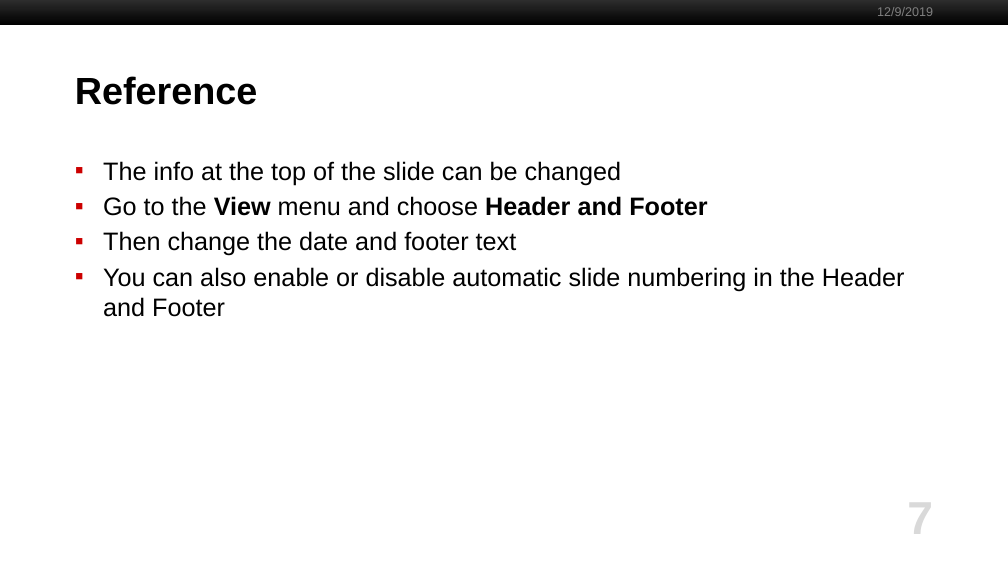
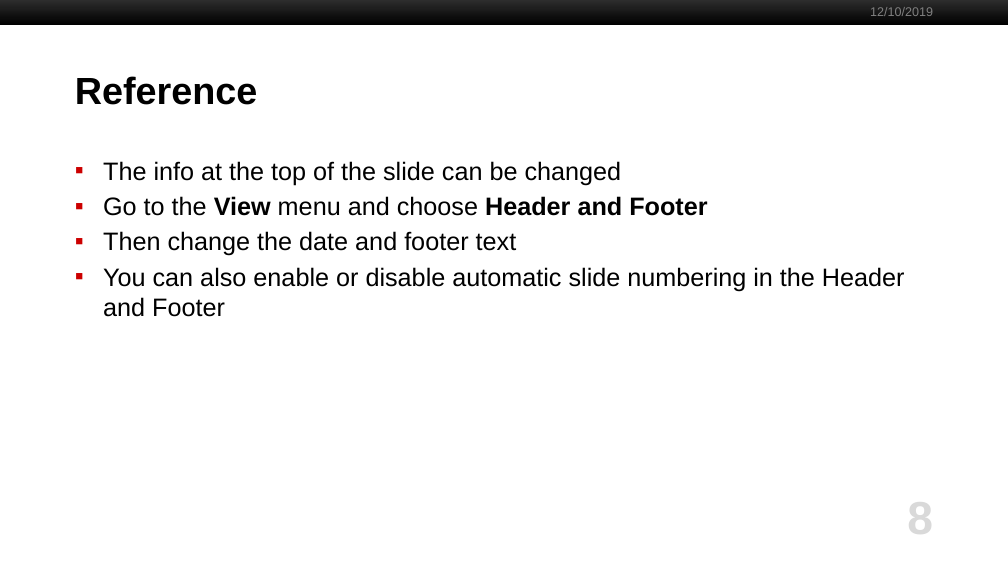
Before and after one commit to mdche001/EC504_Twitter_Keyword_Search, a slide deck: slide 8 of EC504_pre.pptx (slide 7 before the commit). Drawn at 1008x567 pixels with LibreOffice and Linux fonts; fonts in the diff are those of the drawing; background and template pictures are left out. Boxes give left, top, right and bottom in pixels: in the first picture for what was removed or moved away, otherwise in the second. Text is boxed around its words. In the diff, an @@ line names an element or a change of style, - is before the commit and + after.

```diff
--- a/EC504_pre.pptx
+++ b/EC504_pre.pptx
@@ text at box(870, 7, 933, 16): text changed @@
-12/9/2019
+12/10/2019
@@ page number at box(907, 493, 933, 545): text changed @@
-7
+8
```
Also in this commit, not shown: 4 other slides changed, 2 slides added, 1 slide removed, 6 other files.
